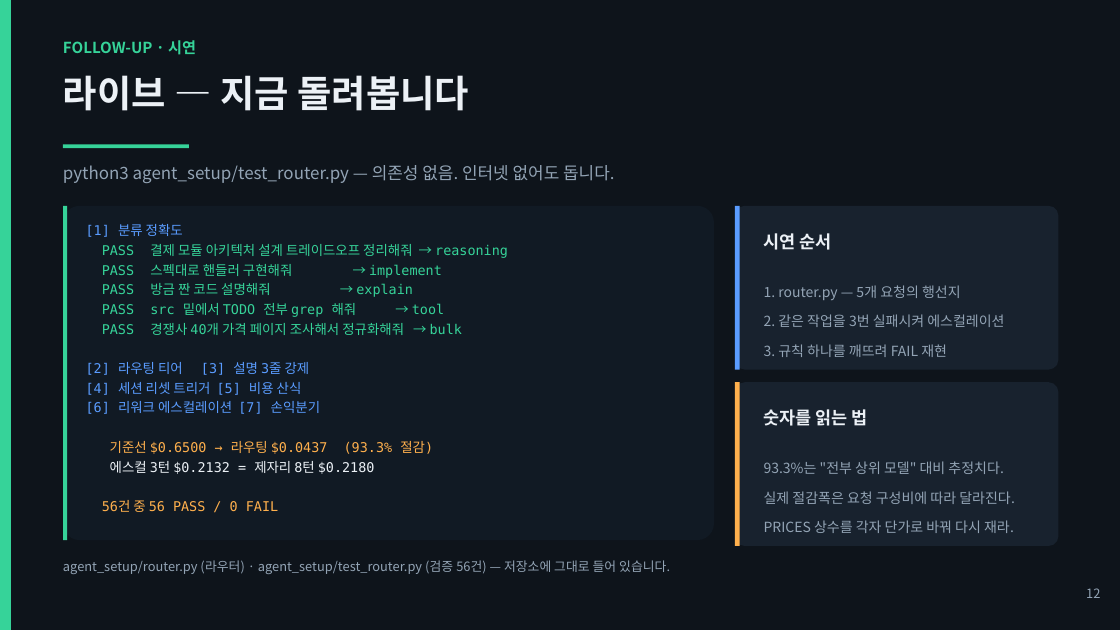
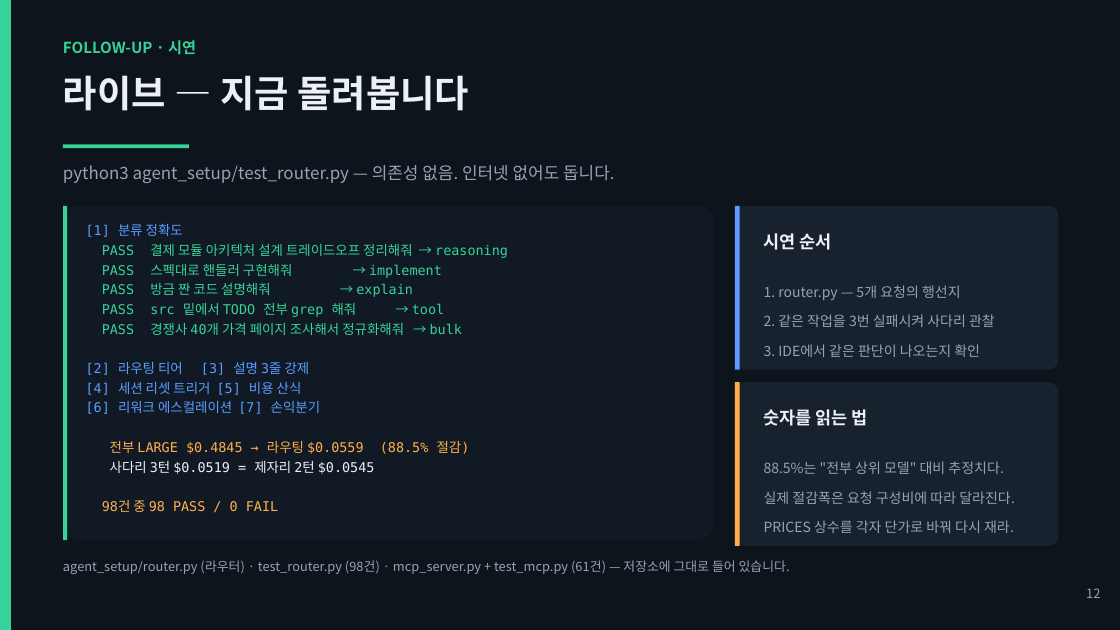
Before and after one commit to giyeop-cody/token-cost-lab, a slide deck: slide 12 of presentation/토큰_절약_발표_후속_에이전트셋팅.pptx. Drawn at 1120x630 pixels with LibreOffice and Linux fonts; fonts in the diff are those of the drawing. Boxes give left, top, right and bottom in pixels: in the first picture for what was removed or moved away, otherwise in the second. Text is boxed around its words. In the diff, an @@ line names an element or a change of style, - is before the commit and + after.

Commit message:
Antigravity 연동 — 라우터를 MCP 도구로 노출
라우터가 라이브러리로만 존재해 사람이 불러야 했다. 에이전트가 스스로
판단을 구하도록 MCP stdio 서버로 노출한다.

- mcp_server.py: 도구 5개(route_task/rework_next/session_check/
  trim_explain/cost_report). 표준 라이브러리만 사용.
  모델을 호출하지 않으므로 API 키가 필요 없다 — 판단만 반환하고
  실제 호출은 구독 중인 에이전트가 한다.
- install_antigravity.py: 버전별로 흩어진 설정 경로를 찾아 병합 등록.
  기존 서버 보존, 멱등, 백업 생성.
- antigravity/AGENTS.md: 도구 호출 시점을 문서로 강제.
- test_mcp.py: 서버를 실제 프로세스로 띄워 프로토콜 왕복 검사 61건.
  단위 테스트가 못 잡는 계약 위반(도구 미노출·stdout 오염)을 잡는다.

router.py: 반려 감지 패턴이 "이거 말고"를 놓쳐 방향 어긋남에도 리셋이
걸리지 않았다. test_mcp.py가 잡아냈다. 오탐 없이 11개 표현으로 확대.

후속 덱 15 → 17장. 시연 슬라이드의 낡은 수치(93.3%/56건)를 실측값
(88.5%/98건)으로 교정. 대본 17컷, 타임라인 27:00 + Q&A로 재배분.

```diff
--- a/presentation/토큰_절약_발표_후속_에이전트셋팅.pptx
+++ b/presentation/토큰_절약_발표_후속_에이전트셋팅.pptx
@@ text at <box>764,314,995,357</box>: text changed @@
-2. 같은 작업을 3번 실패시켜 에스컬레이션
-3. 규칙 하나를 깨뜨려 FAIL 재현
+2. 같은 작업을 3번 실패시켜 사다리 관찰
+3. IDE에서 같은 판단이 나오는지 확인
@@ text at <box>102,441,470,512</box>: text changed @@
-기준선 $0.6500 → 라우팅 $0.0437 (93.3% 절감)
-에스컬 3턴 $0.2132 = 제자리 8턴 $0.2180
-56건 중 56 PASS / 0 FAIL
+전부 LARGE $0.4845 → 라우팅 $0.0559 (88.5% 절감)
+사다리 3턴 $0.0519 = 제자리 2턴 $0.0545
+98건 중 98 PASS / 0 FAIL
@@ text at <box>764,461,1003,474</box>: text changed @@
-93.3%는 "전부 상위 모델" 대비 추정치다.
+88.5%는 "전부 상위 모델" 대비 추정치다.
@@ text at <box>63,560,790,574</box>: text changed @@
-agent_setup/router.py (라우터) · agent_setup/test_router.py (검증 56건) — 저장소에 그대로 들어 있습니다.
+agent_setup/router.py (라우터) · test_router.py (98건) · mcp_server.py + test_mcp.py (61건) — 저장소에 그대로 들어 있습니다.
```
Also in this commit, not shown: 4 other slides changed, 2 slides added, 9 other files.
